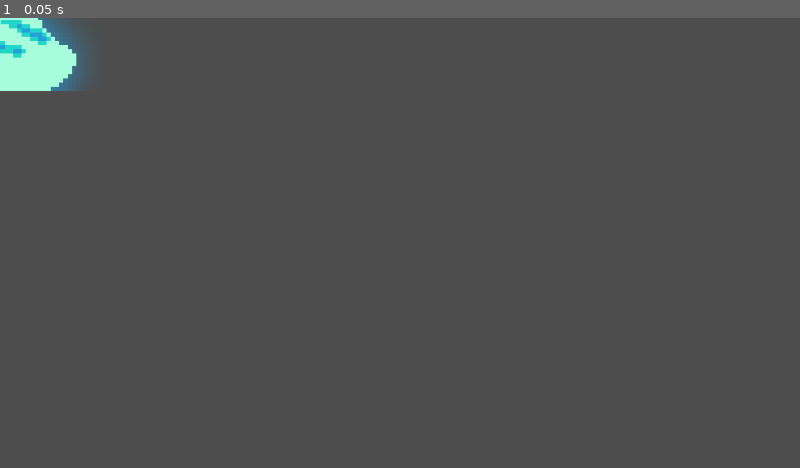
Above: before the commit, frame 1.
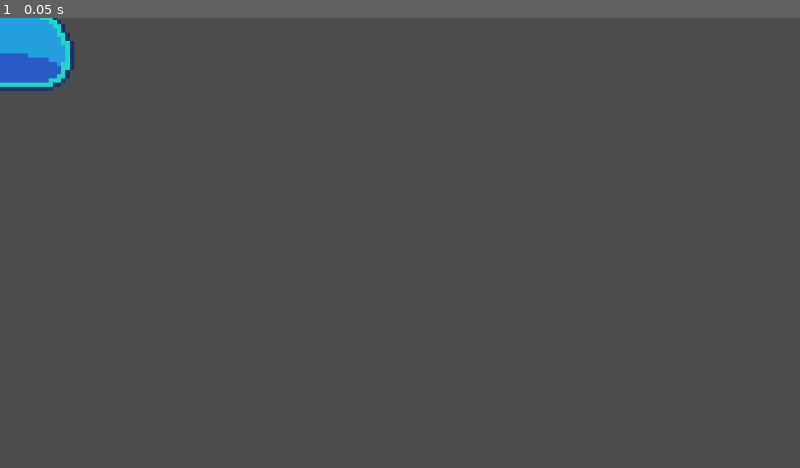
Above: after the commit, the same moment.

Repository: teabrf225/Pestilentia_Orbis_Project_Game2D_Group09
Game: Godot game, scene res://Resource/Character/BlueSlime/BlueSlime.tscn
Two runs of this game, one before a commit and one after it. Both use one fixed random seed, a clock stepped at 60 frames per second and the inputs below. This scene is started directly instead of the project's main scene.
Inputs:
- Up to frame 1 (0.05 s): no input

The runs differ from the first frame. In frame 1, 1.6% of the frame differs, in the area x 0-11%, y 0-17%.

Commit message:
fix blueslime jump

Diff:
--- a/Resource/Character/BlueSlime/BlueSlime.tscn
+++ b/Resource/Character/BlueSlime/BlueSlime.tscn
@@ -1,11 +1,15 @@
-[gd_scene load_steps=47 format=3 uid="uid://bqa42rdwapxhu"]
-
-[ext_resource type="Texture2D" uid="uid://bs824r0b0yqux" path="res://Asset/Character/Slime Enemy/Idle/Sprite Sheet - Blue Idle.png" id="1_8lkex"]
-[ext_resource type="Texture2D" uid="uid://dy07ldm7kjl3l" path="res://Asset/Character/Slime Enemy/Death/Sprite Sheet - Blue Death.png" id="1_wiu4f"]
-[ext_resource type="Texture2D" uid="uid://cu5eed25v060e" path="res://Asset/Character/Slime Enemy/Hurt/Sprite Sheet - Blue Hurt.png" id="2_307ki"]
+[gd_scene load_steps=68 format=3 uid="uid://bqa42rdwapxhu"]
+
+[ext_resource type="Texture2D" uid="uid://boon7sb6t8a3w" path="res://Asset/Character/Slime Enemy/Idle/Sprite Sheet - Blue Idle.png" id="1_8lkex"]
+[ext_resource type="Texture2D" uid="uid://drw8t6gigie1c" path="res://Asset/Character/Slime Enemy/Death/Sprite Sheet - Blue Death.png" id="1_wiu4f"]
+[ext_resource type="Texture2D" uid="uid://bofb7ah4pirwx" path="res://Asset/Character/Slime Enemy/Hurt/Sprite Sheet - Blue Hurt.png" id="2_307ki"]
 [ext_resource type="PackedScene" uid="uid://dlbdph7xajp0w" path="res://Management/Component/health_component.tscn" id="2_572j4"]
 [ext_resource type="PackedScene" uid="uid://bfdwgq4sgixi5" path="res://Management/Component/hit_component.tscn" id="3_cut2e"]
-[ext_resource type="Texture2D" uid="uid://dxn7hfuufgx28" path="res://Asset/Character/Slime Enemy/Jump/Sprite Sheet - Blue Jump to Fall.png" id="4_k5akx"]
+[ext_resource type="Texture2D" uid="uid://c2ou6bevhjebu" path="res://Asset/Character/Slime Enemy/Jump/Sprite Sheet - Blue Jump Start-up.png" id="4_aysb4"]
+[ext_resource type="Texture2D" uid="uid://ct1beuxldxhlt" path="res://Asset/Character/Slime Enemy/Jump/Sprite Sheet - Blue Jump to Fall.png" id="4_k5akx"]
+[ext_resource type="Texture2D" uid="uid://g030l4shtsqi" path="res://Asset/Character/Slime Enemy/Jump/Sprite Sheet - Blue Jump Up.png" id="5_g7w7a"]
+[ext_resource type="Texture2D" uid="uid://bscku7cvvc5nd" path="res://Asset/Character/Slime Enemy/Jump/Sprite Sheet - Blue Jump Down.png" id="7_x1fwv"]
+[ext_resource type="Texture2D" uid="uid://d4hq3oo17riba" path="res://Asset/Character/Slime Enemy/Jump/Sprite Sheet - Blue Jump Land.png" id="8_lmqjf"]
 
 [sub_resource type="AtlasTexture" id="AtlasTexture_yt8o1"]
 atlas = ExtResource("1_wiu4f")
@@ -136,24 +140,92 @@
 region = Rect2(576, 0, 96, 32)
 
 [sub_resource type="AtlasTexture" id="AtlasTexture_om40h"]
+atlas = ExtResource("4_aysb4")
+region = Rect2(0, 0, 96, 32)
+
+[sub_resource type="AtlasTexture" id="AtlasTexture_cupl1"]
+atlas = ExtResource("4_aysb4")
+region = Rect2(96, 0, 96, 32)
+
+[sub_resource type="AtlasTexture" id="AtlasTexture_02k05"]
+atlas = ExtResource("4_aysb4")
+region = Rect2(192, 0, 96, 32)
+
+[sub_resource type="AtlasTexture" id="AtlasTexture_8kvqq"]
+atlas = ExtResource("4_aysb4")
+region = Rect2(288, 0, 96, 32)
+
+[sub_resource type="AtlasTexture" id="AtlasTexture_ft78m"]
+atlas = ExtResource("4_aysb4")
+region = Rect2(384, 0, 96, 32)
+
+[sub_resource type="AtlasTexture" id="AtlasTexture_2aidh"]
+atlas = ExtResource("4_aysb4")
+region = Rect2(480, 0, 96, 32)
+
+[sub_resource type="AtlasTexture" id="AtlasTexture_llpo0"]
+atlas = ExtResource("4_aysb4")
+region = Rect2(576, 0, 96, 32)
+
+[sub_resource type="AtlasTexture" id="AtlasTexture_6wfmv"]
+atlas = ExtResource("4_aysb4")
+region = Rect2(672, 0, 96, 32)
+
+[sub_resource type="AtlasTexture" id="AtlasTexture_ibary"]
+atlas = ExtResource("4_aysb4")
+region = Rect2(768, 0, 96, 32)
+
+[sub_resource type="AtlasTexture" id="AtlasTexture_qm8cl"]
+atlas = ExtResource("5_g7w7a")
+region = Rect2(0, 0, 96, 32)
+
+[sub_resource type="AtlasTexture" id="AtlasTexture_cgj1n"]
 atlas = ExtResource("4_k5akx")
 region = Rect2(0, 0, 96, 32)
 
-[sub_resource type="AtlasTexture" id="AtlasTexture_cupl1"]
+[sub_resource type="AtlasTexture" id="AtlasTexture_0ujk2"]
 atlas = ExtResource("4_k5akx")
 region = Rect2(96, 0, 96, 32)
 
-[sub_resource type="AtlasTexture" id="AtlasTexture_02k05"]
+[sub_resource type="AtlasTexture" id="AtlasTexture_nvbrp"]
 atlas = ExtResource("4_k5akx")
 region = Rect2(192, 0, 96, 32)
 
-[sub_resource type="AtlasTexture" id="AtlasTexture_8kvqq"]
+[sub_resource type="AtlasTexture" id="AtlasTexture_382b2"]
 atlas = ExtResource("4_k5akx")
 region = Rect2(288, 0, 96, 32)
 
-[sub_resource type="AtlasTexture" id="AtlasTexture_ft78m"]
+[sub_resource type="AtlasTexture" id="AtlasTexture_st4ub"]
 atlas = ExtResource("4_k5akx")
 region = Rect2(384, 0, 96, 32)
+
+[sub_resource type="AtlasTexture" id="AtlasTexture_ih8a0"]
+atlas = ExtResource("7_x1fwv")
+region = Rect2(0, 0, 96, 32)
+
+[sub_resource type="AtlasTexture" id="AtlasTexture_2i75g"]
+atlas = ExtResource("8_lmqjf")
+region = Rect2(0, 0, 96, 32)
+
+[sub_resource type="AtlasTexture" id="AtlasTexture_q0tdu"]
+atlas = ExtResource("8_lmqjf")
+region = Rect2(96, 0, 96, 32)
+
+[sub_resource type="AtlasTexture" id="AtlasTexture_kghfa"]
+atlas = ExtResource("8_lmqjf")
+region = Rect2(192, 0, 96, 32)
+
+[sub_resource type="AtlasTexture" id="AtlasTexture_0hffj"]
+atlas = ExtResource("8_lmqjf")
+region = Rect2(288, 0, 96, 32)
+
+[sub_resource type="AtlasTexture" id="AtlasTexture_euw4q"]
+atlas = ExtResource("8_lmqjf")
+region = Rect2(384, 0, 96, 32)
+
+[sub_resource type="AtlasTexture" id="AtlasTexture_cu1it"]
+atlas = ExtResource("8_lmqjf")
+region = Rect2(480, 0, 96, 32)
 
 [sub_resource type="SpriteFrames" id="SpriteFrames_yt8o1"]
 animations = [{
@@ -202,7 +274,7 @@
 }],
 "loop": true,
 "name": &"Death",
-"speed": 5.0
+"speed": 8.0
 }, {
 "frames": [{
 "duration": 1.0,
@@ -240,7 +312,7 @@
 }],
 "loop": true,
 "name": &"Hurt",
-"speed": 5.0
+"speed": 8.0
 }, {
 "frames": [{
 "duration": 1.0,
@@ -283,10 +355,61 @@
 }, {
 "duration": 1.0,
 "texture": SubResource("AtlasTexture_ft78m")
+}, {
+"duration": 1.0,
+"texture": SubResource("AtlasTexture_2aidh")
+}, {
+"duration": 1.0,
+"texture": SubResource("AtlasTexture_llpo0")
+}, {
+"duration": 1.0,
+"texture": SubResource("AtlasTexture_6wfmv")
+}, {
+"duration": 1.0,
+"texture": SubResource("AtlasTexture_ibary")
+}, {
+"duration": 1.0,
+"texture": SubResource("AtlasTexture_qm8cl")
+}, {
+"duration": 1.0,
+"texture": SubResource("AtlasTexture_cgj1n")
+}, {
+"duration": 1.0,
+"texture": SubResource("AtlasTexture_0ujk2")
+}, {
+"duration": 1.0,
+"texture": SubResource("AtlasTexture_nvbrp")
+}, {
+"duration": 1.0,
+"texture": SubResource("AtlasTexture_382b2")
+}, {
+"duration": 1.0,
+"texture": SubResource("AtlasTexture_st4ub")
+}, {
+"duration": 1.0,
+"texture": SubResource("AtlasTexture_ih8a0")
+}, {
+"duration": 1.0,
+"texture": SubResource("AtlasTexture_2i75g")
+}, {
+"duration": 1.0,
+"texture": SubResource("AtlasTexture_q0tdu")
+}, {
+"duration": 1.0,
+"texture": SubResource("AtlasTexture_kghfa")
+}, {
+"duration": 1.0,
+"texture": SubResource("AtlasTexture_0hffj")
+}, {
+"duration": 1.0,
+"texture": SubResource("AtlasTexture_euw4q")
+}, {
+"duration": 1.0,
+"texture": SubResource("AtlasTexture_cu1it")
 }],
 "loop": true,
 "name": &"Jump",
-"speed": 5.0
+"speed": 8.0
 }]
 
 [sub_resource type="RectangleShape2D" id="RectangleShape2D_aysb4"]
@@ -301,8 +424,8 @@
 position = Vector2(-2.00002, 8.99999)
 scale = Vector2(6.03125, 6.03125)
 sprite_frames = SubResource("SpriteFrames_yt8o1")
-animation = &"Hurt"
-frame_progress = 0.269153
+animation = &"Idle"
+frame_progress = 0.995492
 
 [node name="CollisionShape2D" type="CollisionShape2D" parent="."]
 position = Vector2(-3, 46.5)
